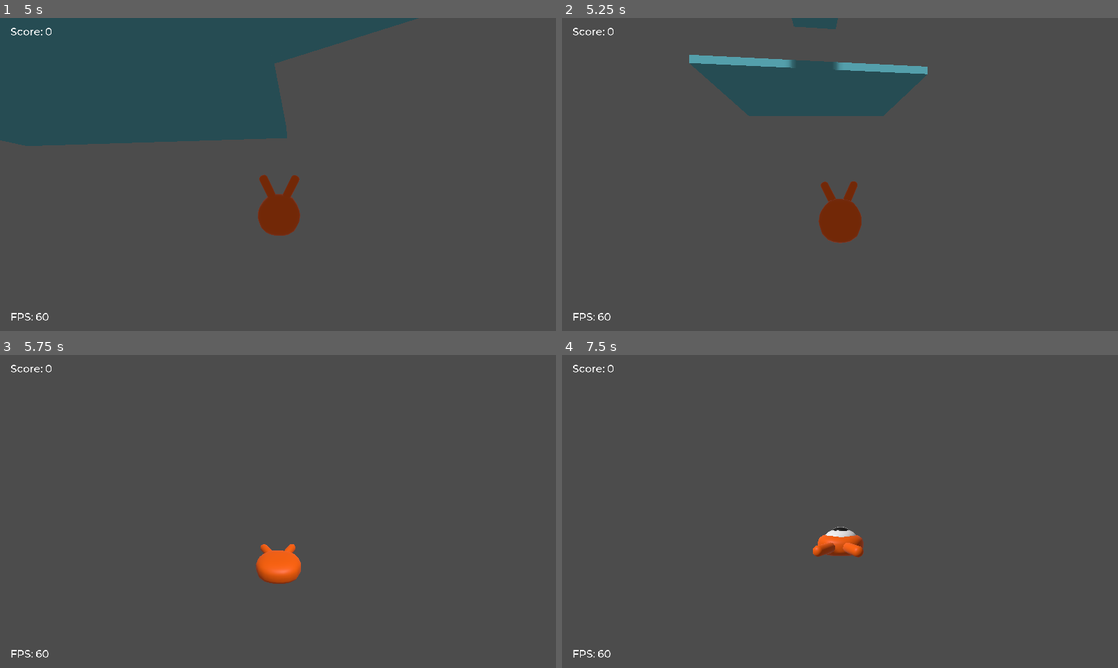
Above: before the commit, frames 1-4 (two rows, left to right).
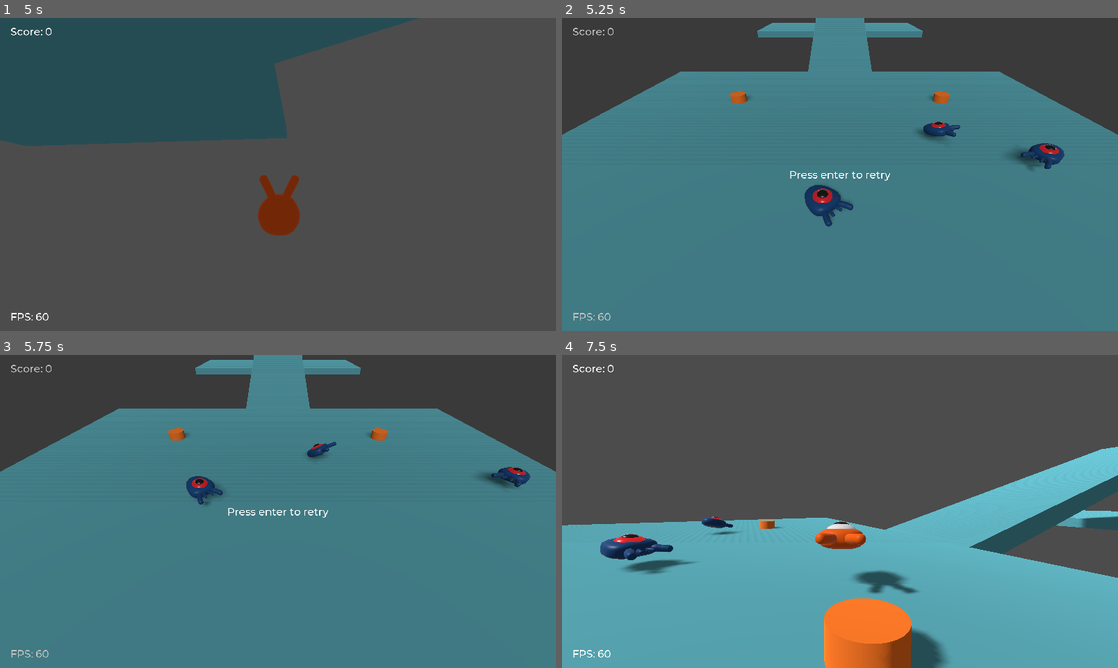
Above: after the commit, the same moments.

Repository: telmotrooper/squash-the-creeps
Game: Godot game, scene res://Main.tscn
Two runs of this game, one before a commit and one after it. Both use one fixed random seed, a clock stepped at 60 frames per second and the inputs below.
Inputs (mouse positions are in pixels of both pictures, inside the frame that each line leads up to):
- Up to frame 1 (5 s): tap Enter (ui_accept) at 0.5 s; move the mouse to (305, 174) at 0.52 s; hold Up (move_forward) from 0.53 s (still down); tap Space (jump) at 0.77, 1.52, 3.02, 3.77, 4.52 s; move the mouse to (250, 174) at 1.27 s; move the mouse to (289, 168) at 2.02 s; move the mouse to (272, 180) at 2.77 s; move the mouse to (316, 177) at 3.52 s; move the mouse to (233, 171) at 4.27 s
- Up to frame 2 (5.25 s): keep holding Up (move_forward); move the mouse to (845, 174) at 5.02 s
- Up to frame 3 (5.75 s): keep holding Up (move_forward)
- Up to frame 4 (7.5 s): tap Enter (ui_accept) at 5.75 s; move the mouse to (817, 505) at 5.77 s; release Up (move_forward) at 5.78 s; hold Right (move_right) 5.78-6.53 s; tap Space (jump) at 6.02, 6.77 s; move the mouse to (867, 511) at 6.52 s; hold Up (move_forward) from 6.53 s (still down); move the mouse to (812, 511) at 7.27 s

Frame 1 is identical in both runs. In frame 2, 82% of the frame differs, in the area x 0-100%, y 0-100%; in frame 3, 81%; in frame 4, 49%.

Commit message:
Added out of bounds check

Diff:
--- /dev/null
+++ b/3d-squash-the-creeps-custom/Boundary.gd
@@ -0,0 +1,4 @@
+extends Area
+
+func _on_Boundary_body_entered(body):
+  get_tree().call_group("players", "die")
--- a/3d-squash-the-creeps-custom/Main.tscn
+++ b/3d-squash-the-creeps-custom/Main.tscn
@@ -9,6 +9,7 @@
 [ext_resource path="res://ground_mesh.tres" type="CubeMesh" id=7]
 [ext_resource path="res://Cyan.tres" type="Material" id=8]
 [ext_resource path="res://FPSLabel.gd" type="Script" id=9]
+[ext_resource path="res://Boundary.gd" type="Script" id=10]
 
 [sub_resource type="BoxShape" id=1]
 extents = Vector3( 30, 1, 30 )
@@ -25,6 +26,8 @@
 "points": PoolVector3Array( 0, 0, 0, 0, 0, 0, -14.0931, 0, -15.9795, 0, 0, 0, 0, 0, 0, -14.0931, 0, 16.804, 0, 0, 0, 0, 0, 0, 13.8781, 0, 16.9544, 0, 0, 0, 0, 0, 0, 13.8781, 0, -15.9795, 0, 0, 0, 0, 0, 0, -14.0931, 0, -15.9795 ),
 "tilts": PoolRealArray( 0, 0, 0, 0, 0 )
 }
+
+[sub_resource type="BoxShape" id=6]
 
 [node name="Main" type="Node"]
 script = ExtResource( 2 )
@@ -72,7 +75,9 @@
 transform = Transform( 1, 0, 0, 0, 0.707107, 0.707107, 0, -0.707107, 0.707107, 0, 40, 0 )
 shadow_enabled = true
 
-[node name="Player" parent="." instance=ExtResource( 1 )]
+[node name="Player" parent="." groups=[
+"players",
+] instance=ExtResource( 1 )]
 transform = Transform( 1, 0, 0, 0, 1, 0, 0, 0, 1, -1.53519, -0.127422, 0.834938 )
 collision_mask = 524294
 
@@ -168,5 +173,21 @@
 [node name="WorldEnvironment" type="WorldEnvironment" parent="."]
 environment = ExtResource( 6 )
 
+[node name="Boundary" type="Area" parent="."]
+transform = Transform( -9.5744, 0, 0, 0, -0.2, 0, 0, 0, -9.5744, 0, -25, 0 )
+collision_layer = 524288
+collision_mask = 0
+script = ExtResource( 10 )
+
+[node name="CollisionShape" type="CollisionShape" parent="Boundary"]
+transform = Transform( 30.1979, 0, 0, 0, 1, 0, 0, 0, 30.1979, 0, 0, 0 )
+shape = SubResource( 6 )
+
+[node name="MeshInstance" type="MeshInstance" parent="Boundary"]
+visible = false
+mesh = ExtResource( 7 )
+material/0 = null
+
 [connection signal="hit" from="Player" to="." method="_on_Player_hit"]
 [connection signal="timeout" from="MobTimer" to="." method="_on_MobTimer_timeout"]
+[connection signal="body_entered" from="Boundary" to="Boundary" method="_on_Boundary_body_entered"]
Not shown: 1 places in 3d-squash-the-creeps-custom/Main.tscn that only renumber resources
Not shown: 2 places in 3d-squash-the-creeps-custom/Mob.tscn that only renumber resources
